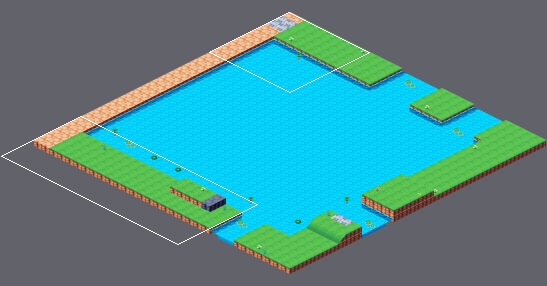
A Tiled map (JSON) gets an edit: assets/maps/WildWoodland-Block1.json. Above: a wide view before the commit, with the close-up outlined.
Close-up. Before the commit:
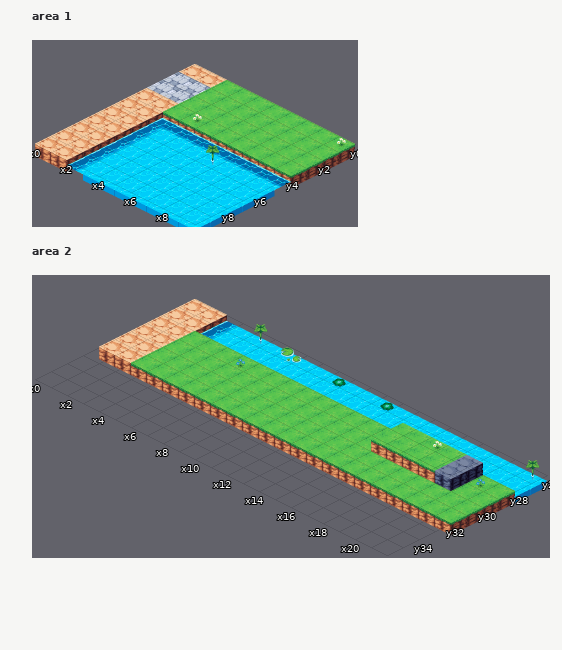
Cells are 80x40 px. Isometric: x runs down to the right, y down to the left. Shown: area 1 x 0..9, y 0..9; area 2 x 0..21, y 26..35. The old version is drawn lined up with the new one.
The result:
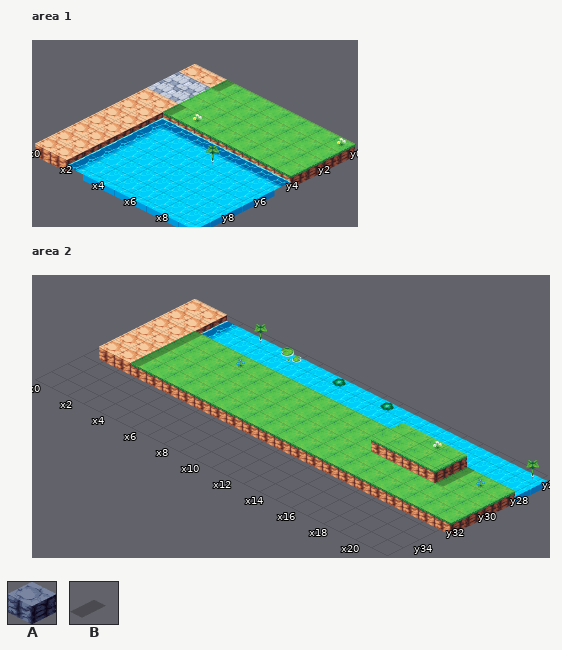
Key: from "tiles": A 5, B 48.
_ is an empty cell.
What changed:
map size 32x32 -> 38x38 cells
Layer "Tile Layer 2", area 1:
The author put tile B in row 0 at x 2; in row 3 at x 2.
Layer "Tile Layer 2", area 2:
Tile A becomes tile B in rows 28 to 29 at x 19.
The author put tile B in rows 28 to 31 at x 2.
Boxes around the changes in both close-ups, in picture pixels (x1, y1, x2, y2):
added: (211, 80, 235, 92)
added: (163, 104, 187, 116)
added: (131, 331, 203, 367)
changed: (435, 455, 483, 491)
